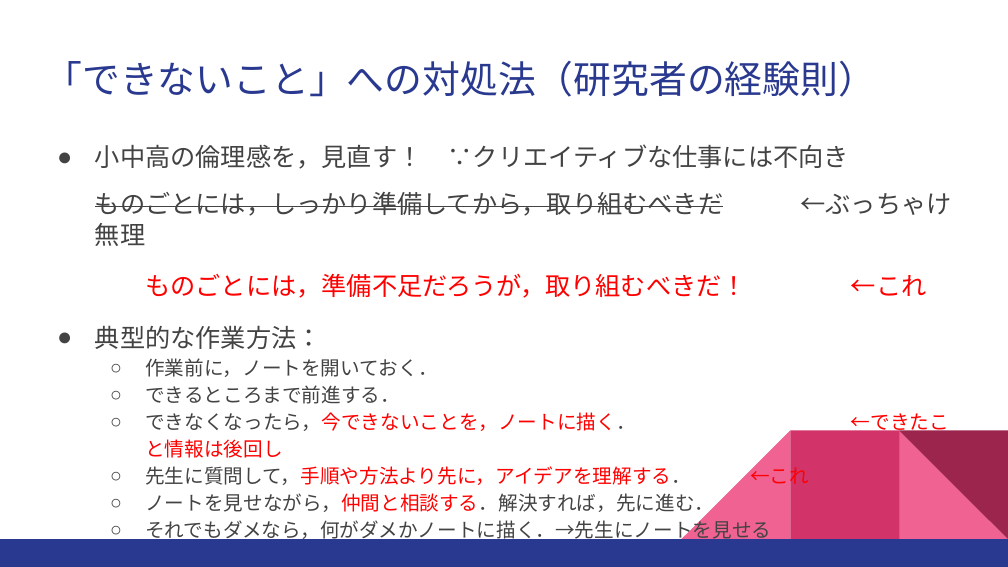
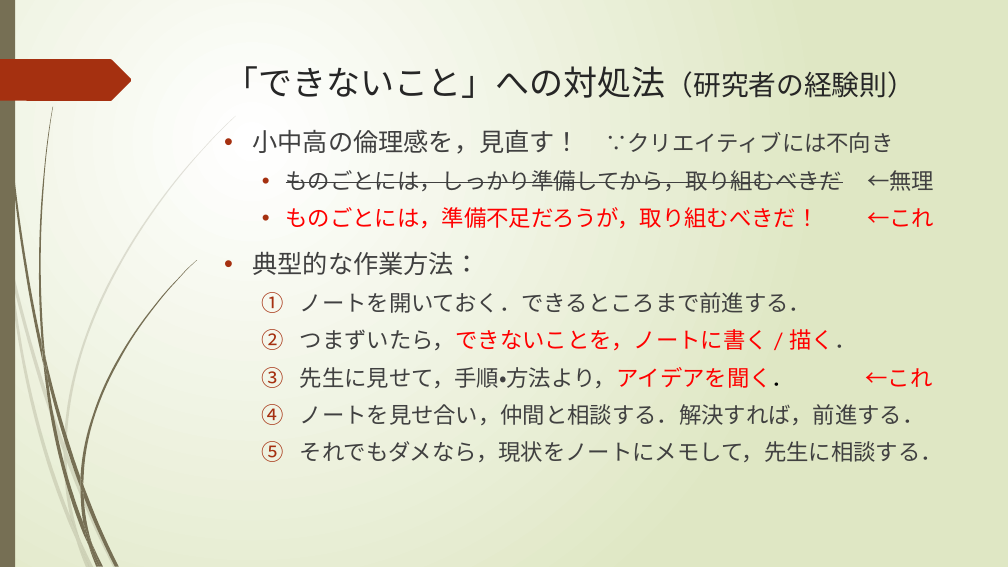
Before and after one commit to ktysd-lab/Outreach, a slide deck: slide 4 of docs/高校生へのメッセージ.pptx (slide 5 before the commit). Drawn at 1008x567 pixels with LibreOffice and Linux fonts; fonts in the diff are those of the drawing. Boxes give left, top, right and bottom in pixels: in the first picture for what was removed or moved away, otherwise in the second. Text is boxed around its words. In the diff, an @@ line names an element or a change of style, - is before the commit and + after.

```diff
--- a/docs/高校生へのメッセージ.pptx
+++ b/docs/高校生へのメッセージ.pptx
@@ background #FFFFFF to gradient #FFFFFF to #DFE8C4 @@
@@ rectangle added at [0,0,15,566], fill #766F54 @@
@@ freeform shape added at [0,59,131,102], fill #A53010 @@
@@ title "「できないこと」への対処法（研究者の経験則）": place and size @@
-title "「できないこと」への対処法（研究者の経験則）" at [44,61,876,97]
+title "「できないこと」への対処法（研究者の経験則）" at [224,66,916,98]
@@ title "「できないこと」への対処法（研究者の経験則）" at [224,66,916,98]: size 27 to 24.3 pt, size 27 to 19.8 pt in "「できないこと」への対処法（研究者の経験則）"; font Roboto to League Spartan, text colour #2A3990 to #262626 @@
@@ text "小中高の倫理感を，見直す！ ∵クリエイティブには不向き": place and size @@
-text "小中高の倫理感を，見直す！ ∵クリエイティブには不向き" at [95,144,951,543]
+text "小中高の倫理感を，見直す！ ∵クリエイティブには不向き" at [252,129,943,462]
@@ text at [252,129,934,191]: text changed; size 18 to 16 pt; font Roboto to League Spartan; text colour #434343 to #404040 @@
-● 小中高の倫理感を，見直す！ ∵クリエイティブな仕事には不向き
-ものごとには，しっかり準備してから，取り組むべきだ ←ぶっちゃけ無理
+• 小中高の倫理感を，見直す！ ∵クリエイティブには不向き
+  • ものごとには，しっかり準備してから，取り組むべきだ ←無理
@@ text at [252,207,934,275]: size 18 to 16 pt in "ものごとには，準備不足だろうが，取り組むべきだ！ ←これ"; font Roboto to League Spartan in "ものごとには，準備不足だろうが，取り組むべきだ！ ←これ", "典型的な作業方法："; text colour #434343 to #404040 in "典型的な作業方法："; bullet none to •; list level 1 to 2 in "ものごとには，準備不足だろうが，取り組むべきだ！ ←これ"; line spacing 1.15 to 1; bullet ● to •; bullet colour #434343 to #A53010 @@
@@ text at [300,292,943,462]: text changed; size 14 to 16 pt; font Roboto to League Spartan; text colour #434343 to #404040 @@
-  ○ 作業前に，ノートを開いておく．
-  ○ できるところまで前進する．
-  ○ できなくなったら，今できないことを，ノートに描く． ←できたこと情報は後回し
-  ○ 先生に質問して，手順や方法より先に，アイデアを理解する． ←これ
-  ○ ノートを見せながら，仲間と相談する．解決すれば，先に進む．
-  ○ それでもダメなら，何がダメかノートに描く．→先生にノートを見せる
+  1. ノートを開いておく．できるところまで前進する．
+  2. つまずいたら，できないことを，ノートに書く / 描く．
+  3. 先生に見せて，手順・方法より，アイデアを聞く． ←これ
+  4. ノートを見せ合い，仲間と相談する．解決すれば，前進する．
+  5. それでもダメなら，現状をノートにメモして，先生に相談する．
@@ group removed at [0,430,1008,567]: 3 right triangles, 2 rectangles @@
@@ group added at [0,116,236,567]: 10 freeform shapes @@
@@ group added at [2,0,198,567]: 12 freeform shapes @@
```
Also in this commit, not shown: 4 other slides changed, 4 other files.
